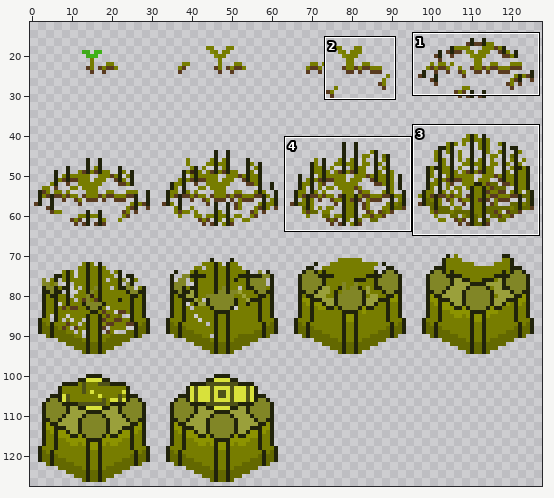
Sprite sheet: Assets/Sprites/Towers/Ivy Branch/Toxic Ivy Construction SpriteSheet.png. Above, an overview of the earlier version with the close-up marked.
Close-up. The starting point:
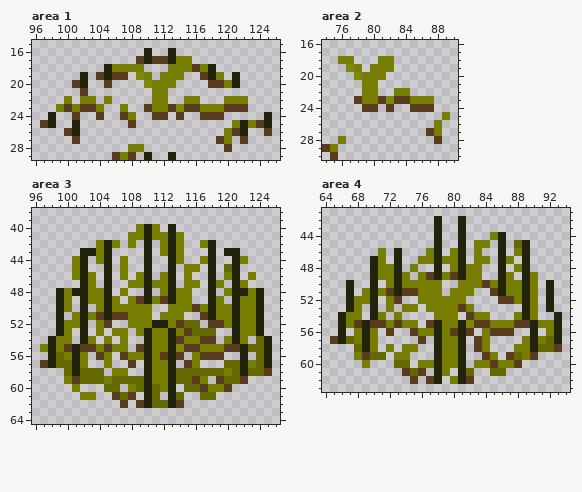
The file is 128x128 pixels. Shown: area 1: x 96..126, y 15..29; area 2: x 74..90, y 16..30; area 3: x 96..126, y 38..64; area 4: x 64..94, y 41..63. The wide view leaves out empty margins. The commit also changed other parts of the picture, which this record leaves out.
After:
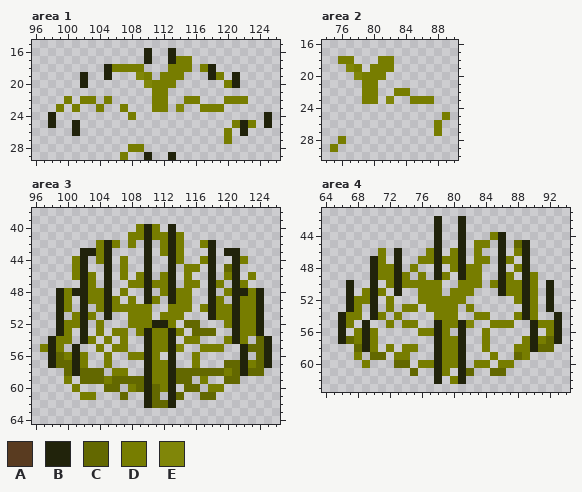
Palette (. is transparent): A #593b20  B #21230b  C #636800  D #777d00  E #808609
Changes in this commit:
Area 1:
Colour A is gone in row 17 at x 109 and 111 to 112; in row 18 at x 116; in row 19 at x 104, 106 to 107 and 117; in row 20 at x 101, 105 and 118 to 119; in row 21 at x 102; in row 23 at x 100, 102 to 103, 110, 113, 115 to 116 and 120 to 122.
Colour A is gone in row 24 at x 101, 104, 107, 111 to 112, 114 and 117 to 119; in row 25 at x 97, 108 and 124; in row 26 at x 100, 121 and 125; in row 27 at x 101, 119 and 122; in row 28 at x 120; in row 29 at x 106 and 108.
Area 2:
Colour A is gone in row 23 at x 78, 81 and 83 to 84; in row 24 at x 79 to 80, 82 and 85 to 87; in row 27 at x 87; in row 28 at x 88; in row 29 at x 74; in row 30 at x 75.
Area 3:
Colour A is gone in row 49 at x 109 and 112; in row 50 at x 116; in row 51 at x 104, 106 to 107 and 117; in row 52 at x 105, 114 and 118 to 119; in row 53 at x 115; in row 54 at x 114 and 117 to 118.
Colour A is gone in row 55 at x 100, 102 to 103, 105, 109, 115 to 116 and 120 to 121; in row 56 at x 104, 107, 112, 114 and 117 to 119; in row 57 at x 97, 108 and 115; in row 58 at x 125; in row 59 at x 101, 116, 119 and 122; in row 60 at x 117 and 120.
Colour A is gone in row 61 at x 106 and 108; in row 62 at x 107, 109 and 114.
Area 4:
Colour A is gone in row 49 at x 77 and 80; in row 50 at x 84; in row 51 at x 72, 74 to 75 and 85; in row 52 at x 73 and 86 to 87; in row 53 at x 81; in row 54 at x 82.
Colour A is gone in row 55 at x 68, 70 to 71, 73, 77, 83 to 84 and 88 to 89; in row 56 at x 72, 75, 80, 82 and 85 to 87; in row 57 at x 65, 76 and 83; in row 58 at x 83 and 93; in row 59 at x 69, 84, 87 and 90; in row 60 at x 85 and 88.
Colour A is gone in row 61 at x 74 and 76; in row 62 at x 75, 77 and 82.
Boxes around the changes in both close-ups, in picture pixels (x1, y1, x2, y2):
erased: (40, 56, 272, 160)
erased: (354, 96, 442, 144)
erased: (322, 144, 338, 160)
erased: (40, 296, 272, 408)
erased: (330, 272, 562, 384)
